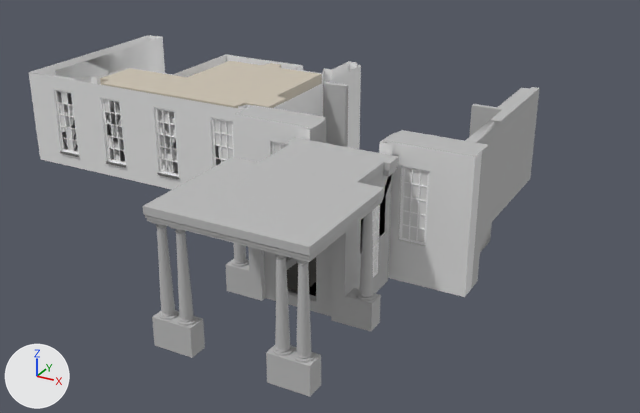
An edit to the FBX model Assets/Models/hursley_01.fbx, drawn before and after from the same camera.
One viewpoint serves both versions: a camera (50 mm lens) standing at (16.6, -43.2, 19.1) and looking at (-4.9, -4.0, -0.5). Lighting does not change. The marker at lower left points along +X, +Y and +Z. Where no turn or scale is listed for an object, it has been applied to the vertices. Vertices at the same position are counted once.

The first picture shows 'Hursley'.
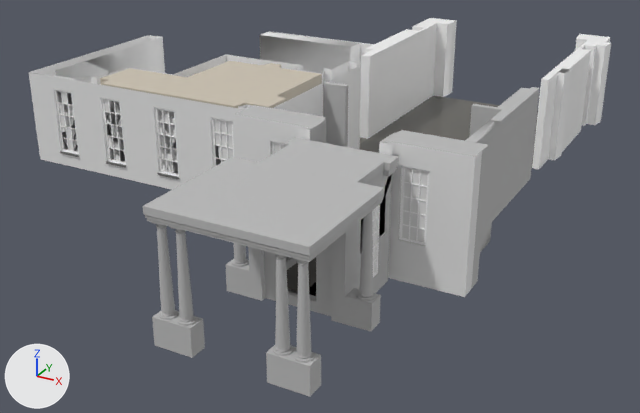
What changed in the scene script:
```text
Change me_cube_010:
    used by ob_hursley; location = (-2.53, -17.92, 2.94)
    remove me_cube_010.from_pydata(...)  # 26490 vertices, 26507 faces; spans x -17.1..8.4, y -2.2..18.5, z -2.9..3.6
    add me_cube_010.from_pydata(...)  # 26706 vertices, 26723 faces; spans x -17.1..8.8, y -2.2..31.8, z -2.9..3.6
    me_cube_010 part 1
    107 vertices are added at x -11.1..8.8, y 20.1..31.8, z -1.4..3.6
    35 new vertices lie (0.0, 0.0, 5.0) away from vertices in x 6.6..8.8, y 20.1..31.7, z -1.4
    34 new vertices lie (0.0, 0.0, 2.5) away from vertices in x -11.1..-1.7, y 20.1..31.8, z -1.4
    34 new vertices lie (0.0, 0.0, 2.5) away from vertices in x -11.1..-1.7, y 20.1..31.8, z 1.1
    6 new vertices lie (-0.4, 0.0, 0.0) away from vertices in x -2.7..8.2, y 22.7..22.9, z -1.4..3.6
    210 new faces join them, mat_window_frame (white #ffffff)
    2 new faces join them, mat_marble_flooring (its picture is missing)
    4 new faces join them, mat_flooring (its picture is missing)
```

What differs and where, as boxes [x1, y1, x2, y2] in the pictures (640 x 413 px):
'Hursley', reshaped (14% wider): before [29, 35, 540, 397]; after [29, 18, 611, 397]
part 1 of me_cube_010, added: after [260, 18, 611, 169]
